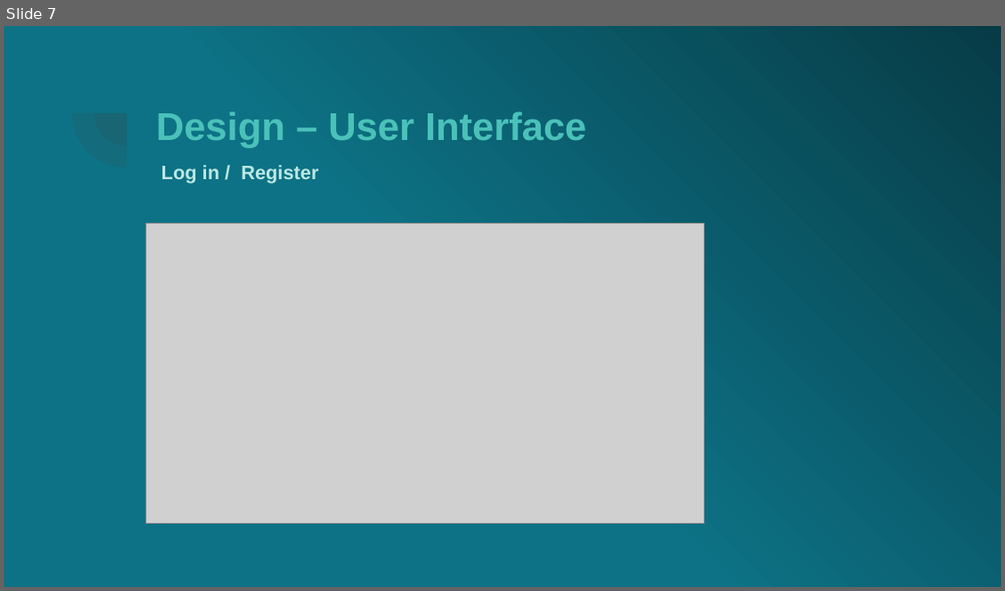
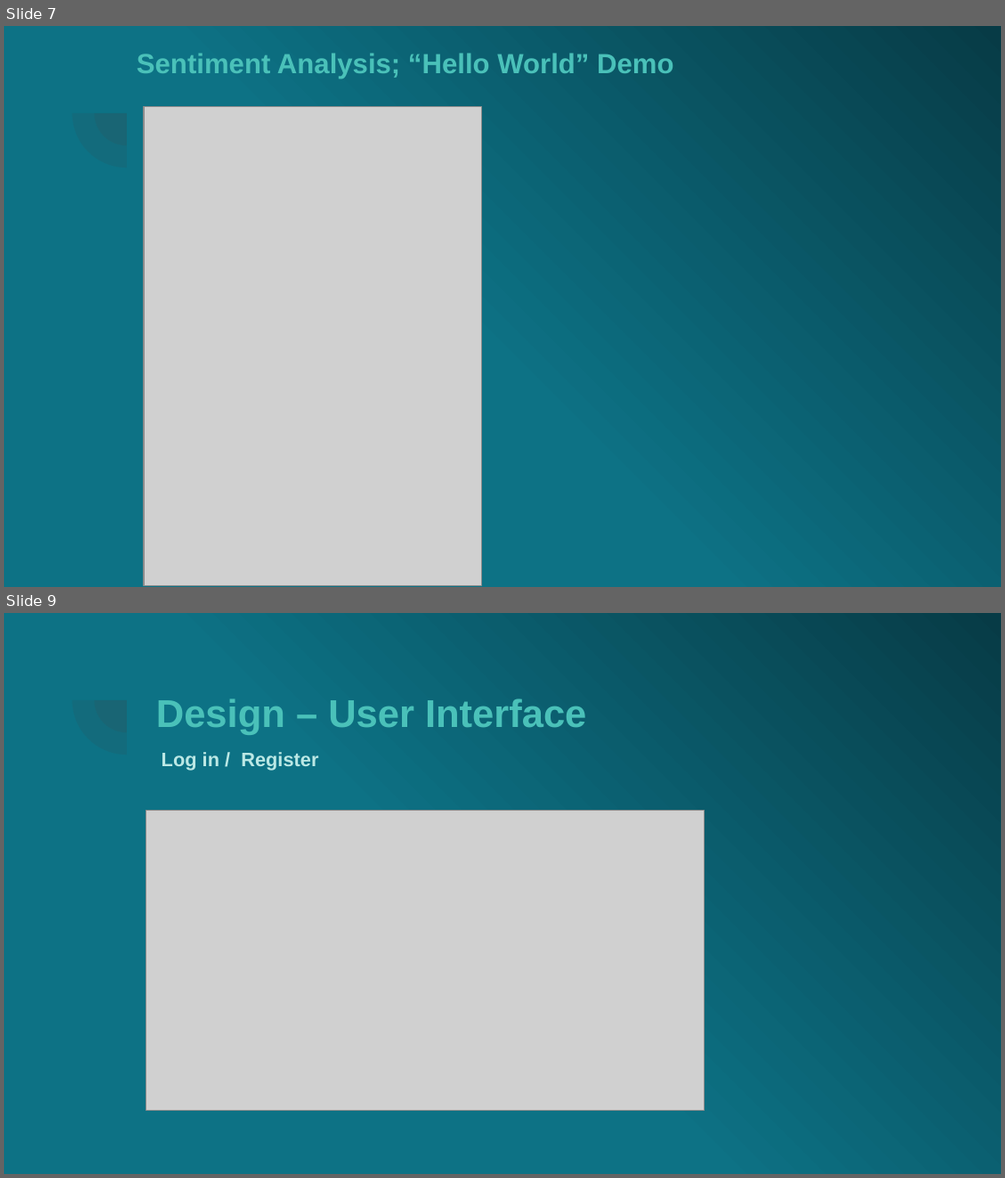
Before and after one commit to fobmsm/fobm.github.io, a slide deck: Milestone1.ppsx. Shown one above the other, each under a label of ours: slide 7 before the commit, slides 7 and 9 after it; the slides between them are not shown. The pictures are 1005x591 and 1005x1178 pixels, drawn with LibreOffice and Linux fonts; fonts in the diff are those of the drawing; grey boxes stand for pictures. Boxes give left, top, right and bottom in pixels: in the first picture for what was removed or moved away, otherwise in the second. Text is boxed around its words. In the diff, an @@ line names an element or a change of style, - is before the commit and + after.

Commit message:
23

```diff
--- a/Milestone1.ppsx
+++ b/Milestone1.ppsx
@@ slide 7 added at [4,26,1001,587], background gradient #0D7285 to #073B46; not listed: 2 template elements that a slide beside it also shows @@
@@ text added at [137,53,673,79], 20 pt, text #4AC1B9, bold @@
+Sentiment Analysis; “Hello World” Demo
@@ picture added at [144,107,481,585] @@
@@ what was slide 7 is now slide 9 @@
```
Also in this commit, not shown: 2 other slides added, 1 slide removed.
